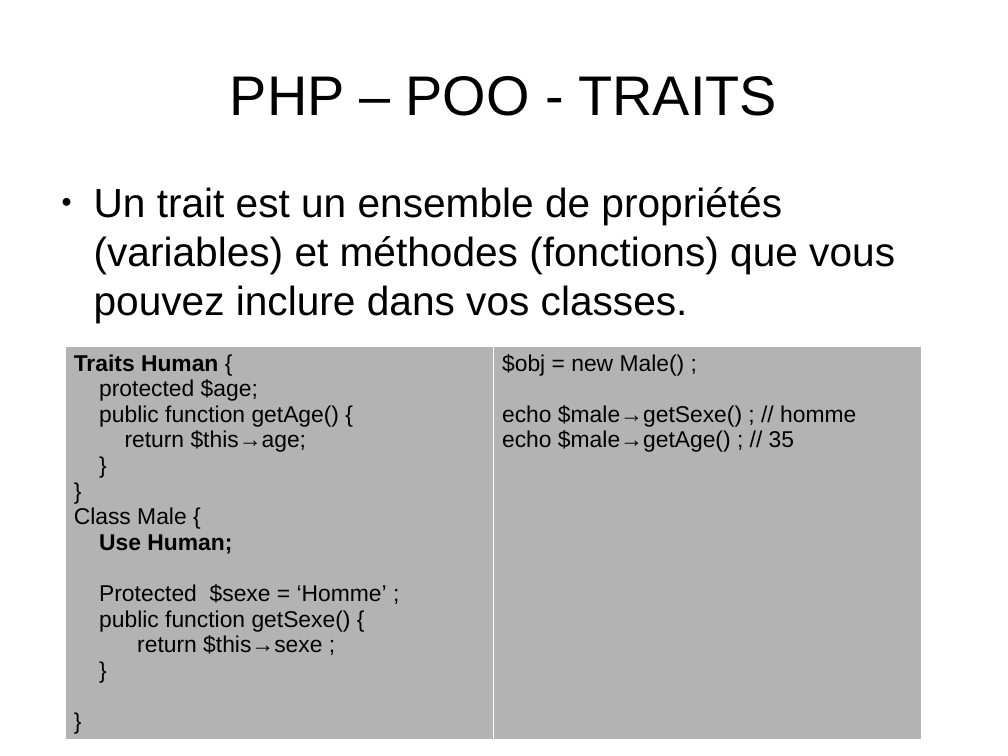
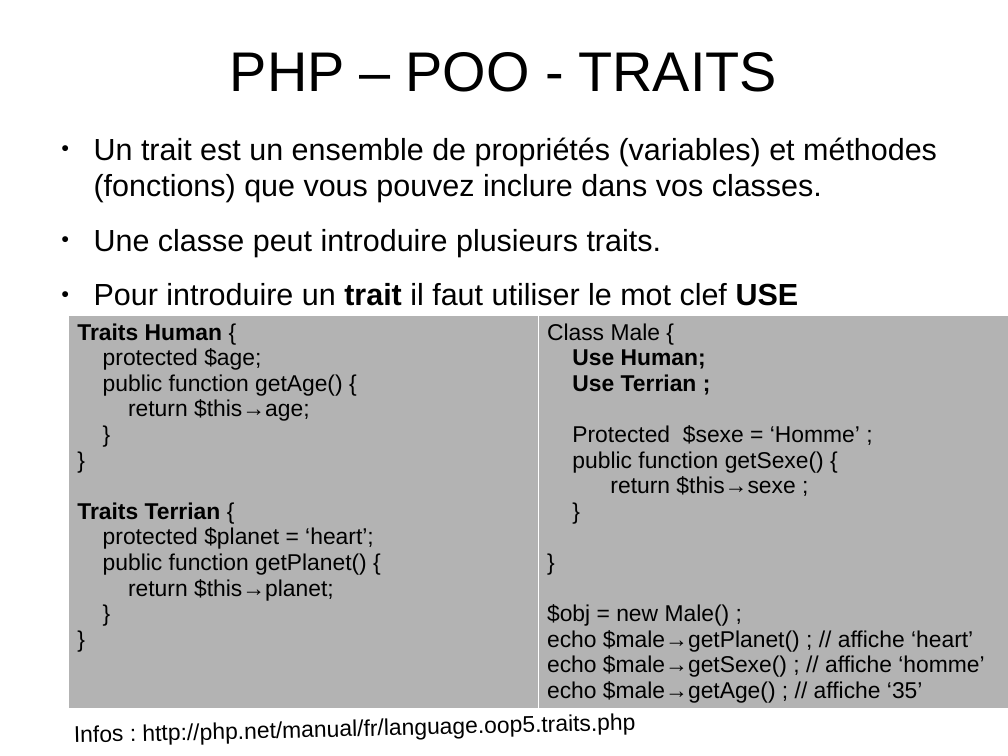
Before and after one commit to NicoM88/formation, a slide deck: slide 27 of PHP/formation.odp (slide 28 before the commit). Drawn at 1008x756 pixels with LibreOffice and Linux fonts; fonts in the diff are those of the drawing. Boxes give left, top, right and bottom in pixels: in the first picture for what was removed or moved away, otherwise in the second. Text is boxed around its words. In the diff, an @@ line names an element or a change of style, - is before the commit and + after.

Commit message:
Mise a jours de plusieurs slides

```diff
--- a/PHP/formation.odp
+++ b/PHP/formation.odp
@@ title "PHP – POO - TRAITS": place and size @@
-title "PHP – POO - TRAITS" at (230, 76, 776, 116)
+title "PHP – POO - TRAITS" at (230, 52, 776, 92)
@@ text "Un trait est un ensemble ...": place and size @@
-text "Un trait est un ensemble ..." at (94, 187, 895, 322)
+text "Un trait est un ensemble ..." at (94, 137, 937, 306)
@@ text at (94, 137, 937, 202): size 32 to 24 pt in "Un trait est un ensemble de propriétés ..." @@
@@ text at (94, 229, 799, 306): paragraphs added @@
+● Une classe peut introduire plusieurs traits.
+● Pour introduire un trait il faut utiliser le mot clef USE
@@ table at (69, 315, 1008, 708) @@
-row 1, column 1: Traits Human { / protected $age; / public function getAge() { / return $this→age; / } / } / Class Male { / Use Human; / Protected $sexe = ‘Homme’ ; / public function getSexe() { / return $this→sexe ; / } / }
+row 1, column 1: Traits Human { / protected $age; / public function getAge() { / return $this→age; / } / } / Traits Terrian { / protected $planet = ‘heart’; / public function getPlanet() { / return $this→planet; / } / }
-row 1, column 2: $obj = new Male() ; / echo $male→getSexe() ; // homme / echo $male→getAge() ; // 35
+row 1, column 2: Class Male { / Use Human; / Use Terrian ; / Protected $sexe = ‘Homme’ ; / public function getSexe() { / return $this→sexe ; / } / } / $obj = new Male() ; / echo $male→getPlanet() ; // affiche ‘heart’ / echo $male→getSexe() ; // affiche ‘homme’ / echo $male→getAge() ; // affiche ‘35’
@@ table: place and size @@
-table at (65, 346, 922, 739)
+table at (69, 315, 1008, 708)
@@ text added at (74, 714, 591, 745), 18 pt, text #000000 @@
+Infos : http://php.net/manual/fr/language.oop5.traits.php
```
Also in this commit, not shown: 21 other slides changed, 2 slides added, 3 slides removed, 4 other files.
